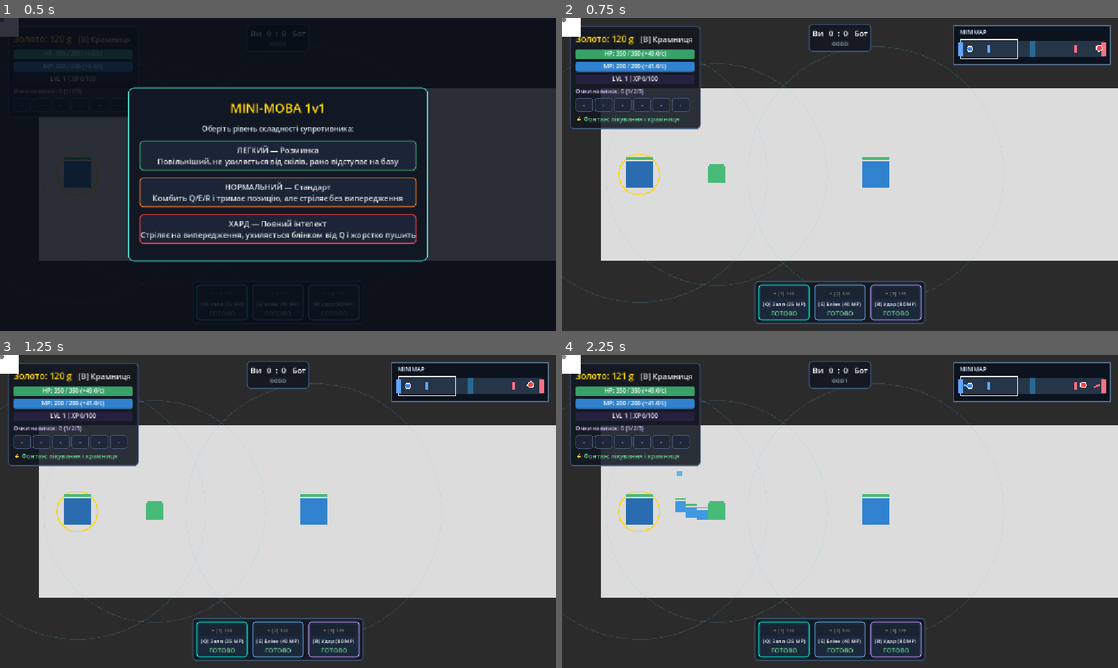
Above: before the commit, frames 1-4 (two rows, left to right).
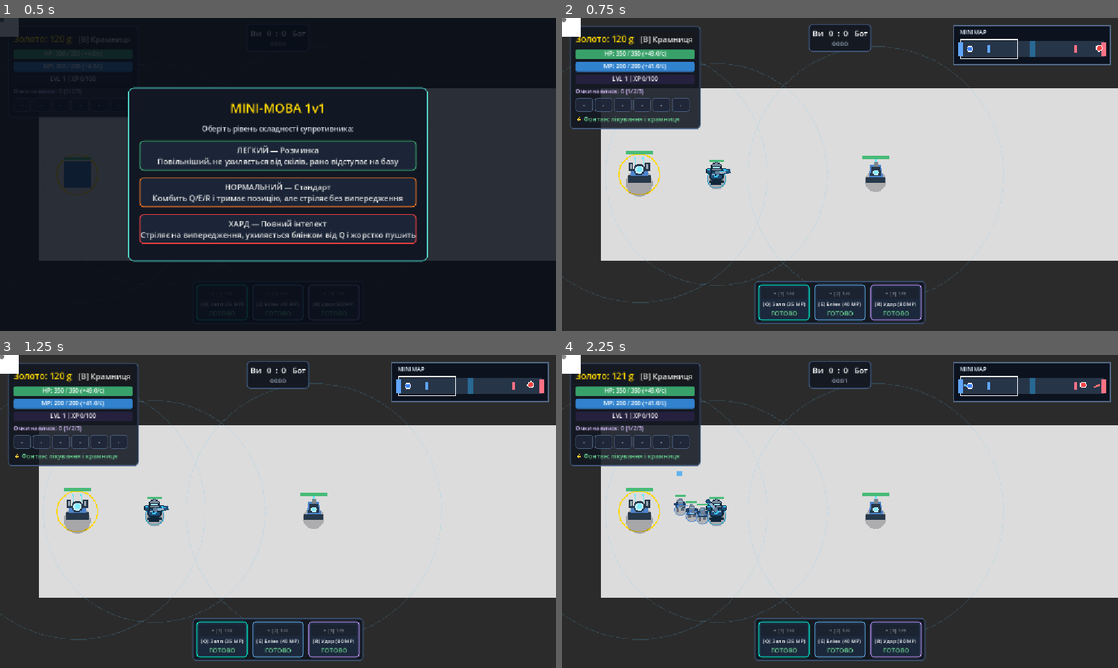
Above: after the commit, the same moments.

Repository: ipz24-rkuzyk-coder/-1v1-MOBA-
Game: Godot game, scene res://main.tscn
Same seed, same stepped clock (60 frames per second), same inputs: the game is played once before the commit and once after it.
Inputs (mouse positions are in pixels of both pictures, inside the frame that each line leads up to):
- Up to frame 1 (0.5 s): no input
- Up to frame 2 (0.75 s): click "ЛЕГКИЙ — Розминка Повільніший…" at 0.5 s
- Up to frame 3 (1.25 s): no input
- Up to frame 4 (2.25 s): click (562, 358) at 1.25 s; click (562, 358) at 2 s

Frame 1 is identical in both runs. In frame 2, 1.4% of the frame differs, in the area x 11-59%, y 42-58%; in frame 3, 1.4%; in frame 4, 1.7%.

Commit message:
Оновлено графіку бойових одиниць та споруд
Додано деталізовані моделі героїв, кріпів, катапульт, веж і Тронів. Реалізовано анімації руху, атак, світлові ефекти та командні кольори. Бойову систему залишено без змін.

Diff:
--- /dev/null
+++ b/battlefield_visuals.gd
@@ -0,0 +1,488 @@
+extends Node
+
+# Mini-MOBA 1v1
+# Візуали кріпів, катапульт, веж і Тронів
+# Підключити через Autoload як BattlefieldVisuals
+
+const SCAN_INTERVAL: float = 0.25
+var scan_timer: float = 0.0
+
+# =========================================================
+# КРІПИ
+# =========================================================
+class CreepAppearance:
+	extends Node2D
+
+	var actor: Node2D
+	var walk_phase: float = 0.0
+	var attack_flash: float = 0.0
+	var old_cd: float = 0.0
+
+	func _ready() -> void:
+		z_index = 2
+		if is_instance_valid(actor):
+			var cd_value = actor.get("cooldown_timer")
+			if cd_value != null:
+				old_cd = float(cd_value)
+
+	func _process(delta: float) -> void:
+		if not is_instance_valid(actor):
+			queue_free()
+			return
+
+		var hp_value = actor.get("hp")
+		if hp_value != null and float(hp_value) <= 0.0:
+			visible = false
+			return
+
+		visible = true
+
+		var vel_value = actor.get("velocity")
+		var speed: float = 0.0
+		if vel_value is Vector2:
+			speed = vel_value.length()
+
+		if speed > 3.0:
+			walk_phase += delta * 10.0
+		else:
+			walk_phase += delta * 2.0
+
+		var cd_value = actor.get("cooldown_timer")
+		if cd_value != null:
+			var cd: float = float(cd_value)
+			if cd > old_cd + 0.10:
+				attack_flash = 0.22
+			old_cd = cd
+
+		attack_flash = maxf(0.0, attack_flash - delta)
+		queue_redraw()
+
+	func _draw() -> void:
+		if not is_instance_valid(actor):
+			return
+
+		var team_blue: bool = int(actor.get("direction")) == 1
+
+		var armor: Color = Color("#3f7cc5") if team_blue else Color("#b14a4a")
+		var shade: Color = Color("#1e3f63") if team_blue else Color("#5b2323")
+		var accent: Color = Color("#9dd9ff") if team_blue else Color("#ffc09f")
+		var metal: Color = Color("#94a3b8")
+
+		var sway: float = sin(walk_phase) * 1.6
+		var bob: float = absf(sin(walk_phase)) * -1.2
+
+		# Тінь + командне кільце
+		draw_circle(Vector2(0.0, 8.0), 12.0, Color(0.02, 0.03, 0.06, 0.20))
+		draw_arc(
+			Vector2(0.0, 7.0),
+			12.0,
+			0.0,
+			TAU,
+			24,
+			armor.lightened(0.15),
+			1.5,
+			true
+		)
+
+		draw_set_transform(Vector2(0.0, bob), 0.0, Vector2.ONE)
+
+		# Ноги
+		draw_rect(
+			Rect2(-8.0, 4.0 + sway, 6.0, 8.0),
+			metal.darkened(0.35)
+		)
+		draw_rect(
+			Rect2(2.0, 4.0 - sway, 6.0, 8.0),
+			metal.darkened(0.35)
+		)
+
+		# Тіло
+		draw_colored_polygon(
+			PackedVector2Array([
+				Vector2(-10.0, -8.0),
+				Vector2(10.0, -8.0),
+				Vector2(9.0, 5.0),
+				Vector2(-9.0, 5.0)
+			]),
+			shade
+		)
+
+		draw_colored_polygon(
+			PackedVector2Array([
+				Vector2(-8.0, -6.0),
+				Vector2(8.0, -6.0),
+				Vector2(7.0, 3.0),
+				Vector2(-7.0, 3.0)
+			]),
+			armor
+		)
+
+		# Шолом
+		draw_circle(Vector2(0.0, -10.0), 6.5, metal.darkened(0.20))
+		draw_rect(Rect2(-5.0, -11.0, 10.0, 3.0), shade)
+		draw_line(
+			Vector2(-3.5, -9.5),
+			Vector2(3.5, -9.5),
+			accent,
+			2.0,
+			true
+		)
+
+		# Плечі
+		draw_circle(Vector2(-9.0, -4.0), 3.5, shade)
+		draw_circle(Vector2(9.0, -4.0), 3.5, shade)
+
+		# Малий щит/бронепластина спереду
+		draw_rect(Rect2(-4.0, -1.0, 8.0, 5.0), accent.darkened(0.15))
+
+		# Зброя
+		var angle: float = 0.0
+		if int(actor.get("direction")) == -1:
+			angle = PI
+
+		draw_set_transform(Vector2(0.0, bob - 1.0), angle, Vector2.ONE)
+		draw_rect(Rect2(-2.0, -2.0, 10.0, 4.0), metal.darkened(0.25))
+		draw_rect(Rect2(7.0, -1.0, 9.0, 2.0), armor.lightened(0.10))
+
+		if attack_flash > 0.0:
+			var alpha: float = attack_flash / 0.22
+			draw_circle(
+				Vector2(17.0, 0.0),
+				3.5 * alpha,
+				Color(accent.r, accent.g, accent.b, alpha)
+			)
+
+		draw_set_transform(Vector2.ZERO, 0.0, Vector2.ONE)
+
+# =========================================================
+# КАТАПУЛЬТИ
+# =========================================================
+class CatapultAppearance:
+	extends Node2D
+
+	var actor: Node2D
+	var recoil: float = 0.0
+	var old_cd: float = 0.0
+
+	func _ready() -> void:
+		z_index = 3
+		if is_instance_valid(actor):
+			var cd_value = actor.get("cooldown_timer")
+			if cd_value != null:
+				old_cd = float(cd_value)
+
+	func _process(delta: float) -> void:
+		if not is_instance_valid(actor):
+			queue_free()
+			return
+
+		var hp_value = actor.get("hp")
+		if hp_value != null and float(hp_value) <= 0.0:
+			visible = false
+			return
+
+		visible = true
+
+		var cd_value = actor.get("cooldown_timer")
+		if cd_value != null:
+			var cd: float = float(cd_value)
+			if cd > old_cd + 0.15:
+				recoil = 1.0
+			old_cd = cd
+
+		recoil = maxf(0.0, recoil - delta * 3.5)
+		queue_redraw()
+
+	func _draw() -> void:
+		if not is_instance_valid(actor):
+			return
+
+		var team_blue: bool = int(actor.get("direction")) == 1
+
+		var armor: Color = Color("#4d87d1") if team_blue else Color("#b64c4c")
+		var shade: Color = Color("#24384a") if team_blue else Color("#552828")
+		var wood: Color = Color("#7a5a42")
+		var metal: Color = Color("#b0bec5")
+		var accent: Color = Color("#7dd3fc") if team_blue else Color("#fca5a5")
+
+		# Тінь
+		draw_circle(Vector2(0.0, 14.0), 22.0, Color(0.02, 0.03, 0.06, 0.22))
+
+		# Колеса
+		draw_circle(Vector2(-15.0, 9.0), 8.0, shade)
+		draw_circle(Vector2(15.0, 9.0), 8.0, shade)
+		draw_circle(Vector2(-15.0, 9.0), 4.0, metal.darkened(0.30))
+		draw_circle(Vector2(15.0, 9.0), 4.0, metal.darkened(0.30))
+
+		# Платформа
+		draw_colored_polygon(
+			PackedVector2Array([
+				Vector2(-20.0, -5.0),
+				Vector2(20.0, -5.0),
+				Vector2(15.0, 8.0),
+				Vector2(-15.0, 8.0)
+			]),
+			wood
+		)
+
+		# Корпус
+		draw_rect(Rect2(-13.0, -13.0, 26.0, 12.0), shade)
+		draw_rect(Rect2(-10.0, -10.0, 20.0, 7.0), armor)
+
+		# Броня
+		draw_line(Vector2(-9.0, -6.0), Vector2(9.0, -6.0), accent, 1.8)
+		draw_rect(Rect2(-3.0, -9.0, 6.0, 5.0), metal.darkened(0.25))
+
+		# Гармата / стріла облогового механізму
+		var angle: float = 0.0
+		if int(actor.get("direction")) == -1:
+			angle = PI
+
+		draw_set_transform(Vector2(0.0, -6.0), angle, Vector2.ONE)
+		draw_rect(Rect2(-4.0 - recoil * 5.0, -3.0, 24.0, 6.0), metal.darkened(0.15))
+		draw_rect(Rect2(15.0 - recoil * 5.0, -4.0, 10.0, 8.0), armor)
+
+		if recoil > 0.0:
+			draw_circle(
+				Vector2(27.0, 0.0),
+				5.0 * recoil,
+				Color(accent.r, accent.g, accent.b, recoil)
+			)
+
+		draw_set_transform(Vector2.ZERO, 0.0, Vector2.ONE)
+
+# =========================================================
+# ВЕЖІ / ТРОНИ
+# =========================================================
+class StructureAppearance:
+	extends Node2D
+
+	var actor: Node2D
+	var pulse: float = 0.0
+	var old_beam: float = 0.0
+
+	func _ready() -> void:
+		z_index = 2
+		if is_instance_valid(actor):
+			var beam_value = actor.get("beam_timer")
+			if beam_value != null:
+				old_beam = float(beam_value)
+
+	func _process(delta: float) -> void:
+		if not is_instance_valid(actor):
+			queue_free()
+			return
+
+		var hp_value = actor.get("hp")
+		if hp_value != null and float(hp_value) <= 0.0:
+			visible = false
+			return
+
+		visible = true
+
+		var beam_value = actor.get("beam_timer")
+		if beam_value != null:
+			var beam: float = float(beam_value)
+			if beam > old_beam + 0.025:
+				pulse = 0.35
+			old_beam = beam
+
+		pulse = maxf(0.0, pulse - delta)
+		queue_redraw()
+
+	func _draw() -> void:
+		if not is_instance_valid(actor):
+			return
+
+		var team_blue: bool = int(actor.get("direction")) == 1
+		var is_throne: bool = actor.get("is_throne") == true
+
+		var armor: Color = Color("#4d85cc") if team_blue else Color("#c05656")
+		var shade: Color = Color("#26384a") if team_blue else Color("#572727")
+		var accent: Color = Color("#67e8f9") if team_blue else Color("#fca5a5")
+		var core: Color = Color("#c4f1ff") if team_blue else Color("#ffd1c7")
+		var metal: Color = Color("#9aa7b1")
+
+		if is_throne:
+			# Основа Трону
+			draw_circle(Vector2(0.0, 18.0), 28.0, Color(0.02, 0.03, 0.06, 0.25))
+			draw_rect(Rect2(-24.0, 2.0, 48.0, 16.0), shade)
+			draw_rect(Rect2(-18.0, -10.0, 36.0, 14.0), armor)
+
+			# Бічні опори
+			draw_rect(Rect2(-22.0, -24.0, 10.0, 16.0), shade)
+			draw_rect(Rect2(12.0, -24.0, 10.0, 16.0), shade)
+			draw_rect(Rect2(-19.0, -21.0, 4.0, 10.0), metal)
+			draw_rect(Rect2(15.0, -21.0, 4.0, 10.0), metal)
+
+			# Центральне ядро
+			draw_circle(Vector2(0.0, -10.0), 12.0, shade)
+			draw_circle(Vector2(0.0, -10.0), 8.5, core)
+			draw_circle(
+				Vector2(0.0, -10.0),
+				5.5 + pulse * 4.0,
+				Color(accent.r, accent.g, accent.b, 0.75)
+			)
+
+			# Вежі-антени
+			draw_line(Vector2(-8.0, -20.0), Vector2(-8.0, -32.0), accent, 2.0)
+			draw_line(Vector2(8.0, -20.0), Vector2(8.0, -32.0), accent, 2.0)
+			draw_circle(Vector2(-8.0, -34.0), 2.5, accent)
+			draw_circle(Vector2(8.0, -34.0), 2.5, accent)
+
+			# Пульсація атаки
+			if pulse > 0.0:
+				var alpha: float = pulse / 0.35
+				draw_arc(
+					Vector2.ZERO,
+					38.0 - alpha * 6.0,
+					0.0,
+					TAU,
+					48,
+					Color(accent.r, accent.g, accent.b, alpha * 0.8),
+					3.0,
+					true
+				)
+		else:
+			# Звичайна вежа
+			draw_circle(Vector2(0.0, 14.0), 22.0, Color(0.02, 0.03, 0.06, 0.22))
+
+			# Підставка
+			draw_rect(Rect2(-20.0, 6.0, 40.0, 12.0), shade)
+
+			# Головний корпус
+			draw_colored_polygon(
+				PackedVector2Array([
+					Vector2(-15.0, 6.0),
+					Vector2(15.0, 6.0),
+					Vector2(11.0, -20.0),
+					Vector2(-11.0, -20.0)
+				]),
+				armor
+			)
+			draw_colored_polygon(
+				PackedVector2Array([
+					Vector2(-12.0, 4.0),
+					Vector2(12.0, 4.0),
+					Vector2(9.0, -16.0),
+					Vector2(-9.0, -16.0)
+				]),
+				shade
+			)
+
+			# Світлове ядро
+			draw_circle(Vector2(0.0, -4.0), 6.0, core)
+			draw_circle(
+				Vector2(0.0, -4.0),
+				3.8 + pulse * 3.0,
+				Color(accent.r, accent.g, accent.b, 0.75)
+			)
+
+			# Верхня гармата
+			draw_rect(Rect2(-4.0, -26.0, 8.0, 10.0), metal.darkened(0.20))
+			draw_rect(Rect2(-2.0, -35.0, 4.0, 10.0), accent)
+
+			if pulse > 0.0:
+				var alpha: float = pulse / 0.35
+				draw_circle(
+					Vector2(0.0, -39.0),
+					4.0 + 5.0 * alpha,
+					Color(accent.r, accent.g, accent.b, alpha)
+				)
+
+# =========================================================
+# ГОЛОВНИЙ МЕНЕДЖЕР
+# =========================================================
+func _ready() -> void:
+	process_mode = Node.PROCESS_MODE_PAUSABLE
+
+func _process(delta: float) -> void:
+	scan_timer -= delta
+	if scan_timer > 0.0:
+		return
+
+	scan_timer = SCAN_INTERVAL
+
+	_apply_creep_visuals()
+	_apply_catapult_visuals()
+	_apply_structure_visuals()
+
+func _apply_creep_visuals() -> void:
+	for node in get_tree().get_nodes_in_group("creeps"):
+		if not (node is Node2D):
+			continue
+
+		if node.is_in_group("catapults"):
+			continue
+
+		if node.has_node("CreepAppearance"):
+			continue
+
+		var creep := node as Node2D
+
+		var color_rect: CanvasItem = creep.get_node_or_null("ColorRect") as CanvasItem
+		if is_instance_valid(color_rect):
+			color_rect.visible = false
+
+		var hp_bar: Control = creep.get_node_or_null("HpBar") as Control
+		if is_instance_valid(hp_bar):
+			hp_bar.position.y = -23.0
+			hp_bar.z_index = 5
+
+		var skin := CreepAppearance.new()
+		skin.name = "CreepAppearance"
+		skin.actor = creep
+		creep.add_child(skin)
+
+func _apply_catapult_visuals() -> void:
+	for node in get_tree().get_nodes_in_group("catapults"):
+		if not (node is Node2D):
+			continue
+
+		if node.has_node("CatapultAppearance"):
+			continue
+
+		var catapult := node as Node2D
+
+		# Сховаємо старий напис CAT, якщо він є
+		for child in catapult.get_children():
+			if child is Label:
+				var label := child as Label
+				if label.text == "CAT":
+					label.visible = false
+
+		var hp_bar_candidate: Control = catapult.get_node_or_null("HpBar") as Control
+		if is_instance_valid(hp_bar_candidate):
+			hp_bar_candidate.z_index = 5
+
+		var skin := CatapultAppearance.new()
+		skin.name = "CatapultAppearance"
+		skin.actor = catapult
+		catapult.add_child(skin)
+
+func _apply_structure_visuals() -> void:
+	for node in get_tree().get_nodes_in_group("structures"):
+		if not (node is Node2D):
+			continue
+
+		if node.has_node("StructureAppearance"):
+			continue
+
+		var structure := node as Node2D
+
+		var color_rect: CanvasItem = structure.get_node_or_null("ColorRect") as CanvasItem
+		if is_instance_valid(color_rect):
+			color_rect.visible = false
+
+		var hp_bar: Control = structure.get_node_or_null("HpBar") as Control
+		if is_instance_valid(hp_bar):
+			if structure.get("is_throne") == true:
+				hp_bar.position.y = -48.0
+			else:
+				hp_bar.position.y = -38.0
+			hp_bar.z_index = 5
+
+		var skin := StructureAppearance.new()
+		skin.name = "StructureAppearance"
+		skin.actor = structure
+		structure.add_child(skin)
--- /dev/null
+++ b/hero_visuals.gd
@@ -0,0 +1,224 @@
+
+extends Node
+
+# Mini-MOBA 1v1 — мальовані герої (Godot 4)
+# Підключити через Autoload як HeroVisuals.
+# Не змінює характеристики, колізії та бойові скрипти.
+
+const SCAN_INTERVAL: float = 0.25
+var scan_timer: float = 0.0
+
+
+class HeroAppearance:
+	extends Node2D
+
+	var actor: CharacterBody2D
+	var aim_angle: float = 0.0
+	var walk_phase: float = 0.0
+	var recoil: float = 0.0
+	var q_flash: float = 0.0
+	var e_flash: float = 0.0
+	var r_flash: float = 0.0
+	var old_attack: float = 0.0
+	var old_q: float = 0.0
+	var old_e: float = 0.0
+	var old_r: float = 0.0
+
+	func _ready() -> void:
+		z_index = 2
+		if is_instance_valid(actor):
+			old_attack = float(actor.get("cooldown_timer"))
+			old_q = float(actor.get("q_cd"))
+			old_e = float(actor.get("e_cd"))
+			old_r = float(actor.get("r_cd"))
+			aim_angle = 0.0 if int(actor.get("direction")) == 1 else PI
+
+	func _process(delta: float) -> void:
+		if not is_instance_valid(actor):
+			queue_free()
+			return
+
+		visible = actor.get("is_dead") != true
+		if not visible:
+			return
+
+		var heading: Vector2 = Vector2.RIGHT
+		if int(actor.get("direction")) == -1:
+			heading = Vector2.LEFT
+			for other in get_tree().get_nodes_in_group("heroes"):
+				if not is_instance_valid(other) or other == actor:
+					continue
+				if int(other.get("direction")) == 1 and other.get("is_dead") != true:
+					var toward: Vector2 = other.global_position - actor.global_position
+					if toward.length_squared() < 650.0 * 650.0:
+						heading = toward
+						break
+		else:
+			heading = actor.get_global_mouse_position() - actor.global_position
+
+		if heading.length_squared() > 1.0:
+			aim_angle = lerp_angle(aim_angle, heading.angle(), clampf(delta * 14.0, 0.0, 1.0))
+
+		if actor.velocity.length() > 5.0:
+			walk_phase += delta * 12.0
+		else:
+			walk_phase += delta * 1.8
+
+		recoil = maxf(0.0, recoil - delta * 5.0)
+		q_flash = maxf(0.0, q_flash - delta)
+		e_flash = maxf(0.0, e_flash - delta)
+		r_flash = maxf(0.0, r_flash - delta)
+
+		var attack: float = float(actor.get("cooldown_timer"))
+		var q: float = float(actor.get("q_cd"))
+		var e: float = float(actor.get("e_cd"))
+		var r: float = float(actor.get("r_cd"))
+
+		if attack > old_attack + 0.12:
+			recoil = 1.0
+		if q > old_q + 0.35:
+			q_flash = 0.32
+			recoil = 1.0
+		if e > old_e + 0.35:
+			e_flash = 0.40
+		if r > old_r + 0.35:
+			r_flash = 0.85
+
+		old_attack = attack
+		old_q = q
+		old_e = e
+		old_r = r
+		queue_redraw()
+
+	func _draw() -> void:
+		if not is_instance_valid(actor) or actor.get("is_dead") == true:
+			return
+
+		var blue: bool = int(actor.get("direction")) == 1
+		var armor: Color = Color("#214e76") if blue else Color("#6d2935")
+		var shade: Color = Color("#10273a") if blue else Color("#35151e")
+		var accent: Color = Color("#35caff") if blue else Color("#ff5c54")
+		var highlight: Color = Color("#a6ebff") if blue else Color("#ffac81")
+		var metal: Color = Color("#9baec4") if blue else Color("#b8a4a0")
+		var movement: float = clampf(actor.velocity.length() / 200.0, 0.0, 1.0)
+		var sway: float = sin(walk_phase) * movement
+		var bob: float = absf(sway) * -1.8
+
+		# Тінь і маркер команди під ногами
+		draw_circle(Vector2(0.0, 12.0), 19.0, Color(0.02, 0.03, 0.06, 0.22))
+		draw_arc(Vector2(0.0, 9.0), 19.0, 0.0, TAU, 32, accent.darkened(0.22), 1.7, true)
+
+		# Аура активної руни (за наявності RuneSystem)
+		var runes: Node = get_node_or_null("/root/RuneSystem")
+		if is_instance_valid(runes):
+			var speed_buffs = runes.get("speed_buffs")
+			var damage_buffs = runes.get("damage_buffs")
+			var id: int = actor.get_instance_id()
+			if speed_buffs is Dictionary and speed_buffs.has(id):
+				draw_arc(Vector2.ZERO, 26.0 + sin(walk_phase) * 2.0, 0.0, TAU, 36, Color(1.0, 0.86, 0.25, 0.75), 2.5, true)
+			if damage_buffs is Dictionary and damage_buffs.has(id):
+				draw_arc(Vector2.ZERO, 23.0, 0.0, TAU, 36, Color(1.0, 0.25, 0.19, 0.83), 2.5, true)
+
+		draw_set_transform(Vector2(0.0, bob), 0.0, Vector2.ONE)
+
+		# Плащ за спиною і рухомі броньовані чоботи
+		draw_colored_polygon(PackedVector2Array([
+			Vector2(-12.0, 1.0), Vector2(12.0, 1.0),
+			Vector2(9.0 - sway * 2.0, 21.0), Vector2(-11.0 - sway * 2.0, 21.0)
+		]), shade)
+		draw_rect(Rect2(-14.0, 8.0 + sway * 2.2, 10.0, 10.0), metal.darkened(0.35))
+		draw_rect(Rect2(4.0, 8.0 - sway * 2.2, 10.0, 10.0), metal.darkened(0.35))
+		draw_rect(Rect2(-15.0, 13.0 + sway * 2.2, 12.0, 5.0), shade)
+		draw_rect(Rect2(3.0, 13.0 - sway * 2.2, 12.0, 5.0), shade)
+
+		# Бронежилет із зовнішньою окантовкою
+		draw_colored_polygon(PackedVector2Array([
+			Vector2(-14.0, -12.0), Vector2(14.0, -12.0),
+			Vector2(15.0, 7.0), Vector2(9.0, 13.0),
+			Vector2(-9.0, 13.0), Vector2(-15.0, 7.0)
+		]), shade)
+		draw_colored_polygon(PackedVector2Array([
+			Vector2(-11.0, -10.0), Vector2(11.0, -10.0),
+			Vector2(12.0, 5.0), Vector2(7.0, 10.0),
+			Vector2(-7.0, 10.0), Vector2(-12.0, 5.0)
+		]), armor)
+		draw_line(Vector2(-9.0, 1.0), Vector2(9.0, 1.0), metal, 2.0)
+		draw_colored_polygon(PackedVector2Array([
+			Vector2(-5.0, -2.0), Vector2(5.0, -2.0),
+			Vector2(4.0, 5.0), Vector2(-4.0, 5.0)
+		]), accent)
+
+		# Плечові пластини
+		draw_circle(Vector2(-15.0, -7.0), 7.0, shade)
+		draw_circle(Vector2(15.0, -7.0), 7.0, shade)
+		draw_rect(Rect2(-20.0, -12.0, 9.0, 8.0), armor)
+		draw_rect(Rect2(11.0, -12.0, 9.0, 8.0), armor)
+		draw_line(Vector2(-19.0, -11.0), Vector2(-13.0, -11.0), accent, 1.5)
+		draw_line(Vector2(13.0, -11.0), Vector2(19.0, -11.0), accent, 1.5)
+
+		# Шолом, візор, антена
+		draw_circle(Vector2(0.0, -14.0), 11.5, shade)
+		draw_colored_polygon(PackedVector2Array([
+			Vector2(-9.0, -20.0), Vector2(0.0, -25.0),
+			Vector2(9.0, -20.0), Vector2(10.0, -10.0),
+			Vector2(-10.0, -10.0)
+		]), metal.darkened(0.20))
+		draw_rect(Rect2(-9.0, -17.0, 18.0, 5.0), shade)
+		draw_line(Vector2(-7.0, -14.5), Vector2(7.0, -14.5), highlight, 3.0, true)
+		draw_line(Vector2(0.0, -24.0), Vector2(0.0, -28.0), accent, 1.5)
+		draw_circle(Vector2(0.0, -29.0), 2.0, accent)
+
+		# Зброя повертається до курсора / суперника
+		draw_set_transform(Vector2(0.0, bob - 3.0), aim_angle, Vector2.ONE)
+		draw_rect(Rect2(-3.0 - recoil * 4.0, -5.0, 19.0, 10.0), shade)
+		draw_rect(Rect2(5.0 - recoil * 4.0, -3.0, 24.0, 6.0), metal)
+		draw_rect(Rect2(19.0 - recoil * 4.0, -4.5, 10.0, 9.0), armor)
+		draw_line(Vector2(8.0, -2.0), Vector2(24.0, -2.0), accent, 1.8)
+		draw_circle(Vector2(2.0 - recoil * 3.0, 0.0), 5.0, armor.lightened(0.30))
+		if recoil > 0.05:
+			draw_circle(Vector2(31.0, 0.0), 6.0 * recoil, Color(accent.r, accent.g, accent.b, recoil))
+			draw_line(Vector2(28.0, 0.0), Vector2(38.0 + recoil * 5.0, 0.0), highlight, 2.0, true)
+		draw_set_transform(Vector2.ZERO, 0.0, Vector2.ONE)
+
+		# Анімації здібностей
+		if q_flash > 0.0:
+			var q_alpha: float = q_flash / 0.32
+			draw_arc(Vector2.ZERO, 25.0 + (1.0 - q_alpha) * 12.0, 0.0, TAU, 36, Color(accent.r, accent.g, accent.b, q_alpha), 3.0, true)
+		if e_flash > 0.0:
+			var e_alpha: float = e_flash / 0.40
+			draw_arc(Vector2.ZERO, 32.0 * (1.4 - e_alpha * 0.4), 0.0, TAU, 36, Color(0.5, 0.9, 1.0, e_alpha * 0.8), 3.0, true)
+		if r_flash > 0.0:
+			var r_alpha: float = r_flash / 0.85
+			draw_arc(Vector2.ZERO, 26.0 + (1.0 - r_alpha) * 35.0, 0.0, TAU, 48, Color(0.82, 0.58, 1.0, r_alpha * 0.8), 4.0, true)
+
+
+func _ready() -> void:
+	process_mode = Node.PROCESS_MODE_PAUSABLE
+
+
+func _process(delta: float) -> void:
+	scan_timer -= delta
+	if scan_timer > 0.0:
+		return
+	scan_timer = SCAN_INTERVAL
+
+	for node in get_tree().get_nodes_in_group("heroes"):
+		if not (node is CharacterBody2D):
+			continue
+		var hero: CharacterBody2D = node as CharacterBody2D
+		if hero.has_node("HeroAppearance"):
+			continue
+
+		var original: CanvasItem = hero.get_node_or_null("ColorRect") as CanvasItem
+		if is_instance_valid(original):
+			original.visible = false
+
+		var hp_bar: Control = hero.get_node_or_null("HpBar") as Control
+		if is_instance_valid(hp_bar):
+			hp_bar.position.y = -29.0
+			hp_bar.z_index = 5
+
+		var skin := HeroAppearance.new()
+		skin.name = "HeroAppearance"
+		skin.actor = hero
+		hero.add_child(skin)
--- a/project.godot
+++ b/project.godot
@@ -21,6 +21,8 @@
 SiegeManager="*uid://cmu5wqgpiu10y"
 MinimapSystem="*uid://cns7vpo0iyufn"
 AudioManager="*uid://duvreapcg7gxv"
+HeroVisuals="*uid://86bdicft4xw5"
+BattlefieldVisuals="*uid://b68nfmyl87x77"
 
 [display]
 
Not shown, added: battlefield_visuals.gd.uid
Not shown, added: hero_visuals.gd.uid
